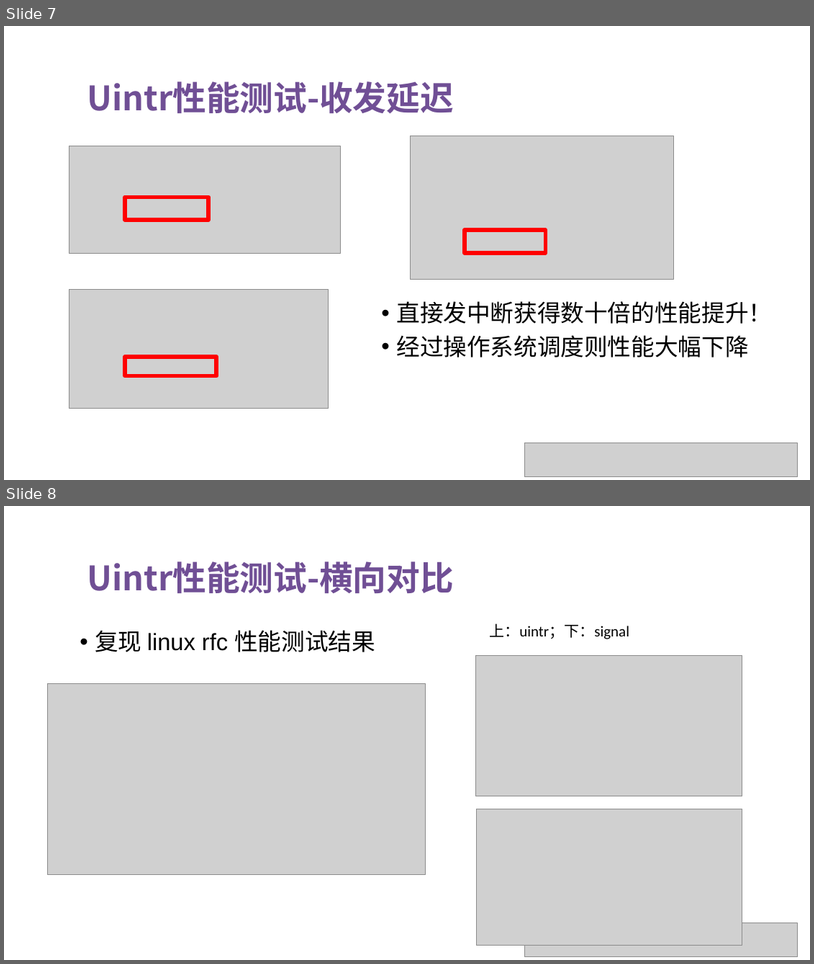
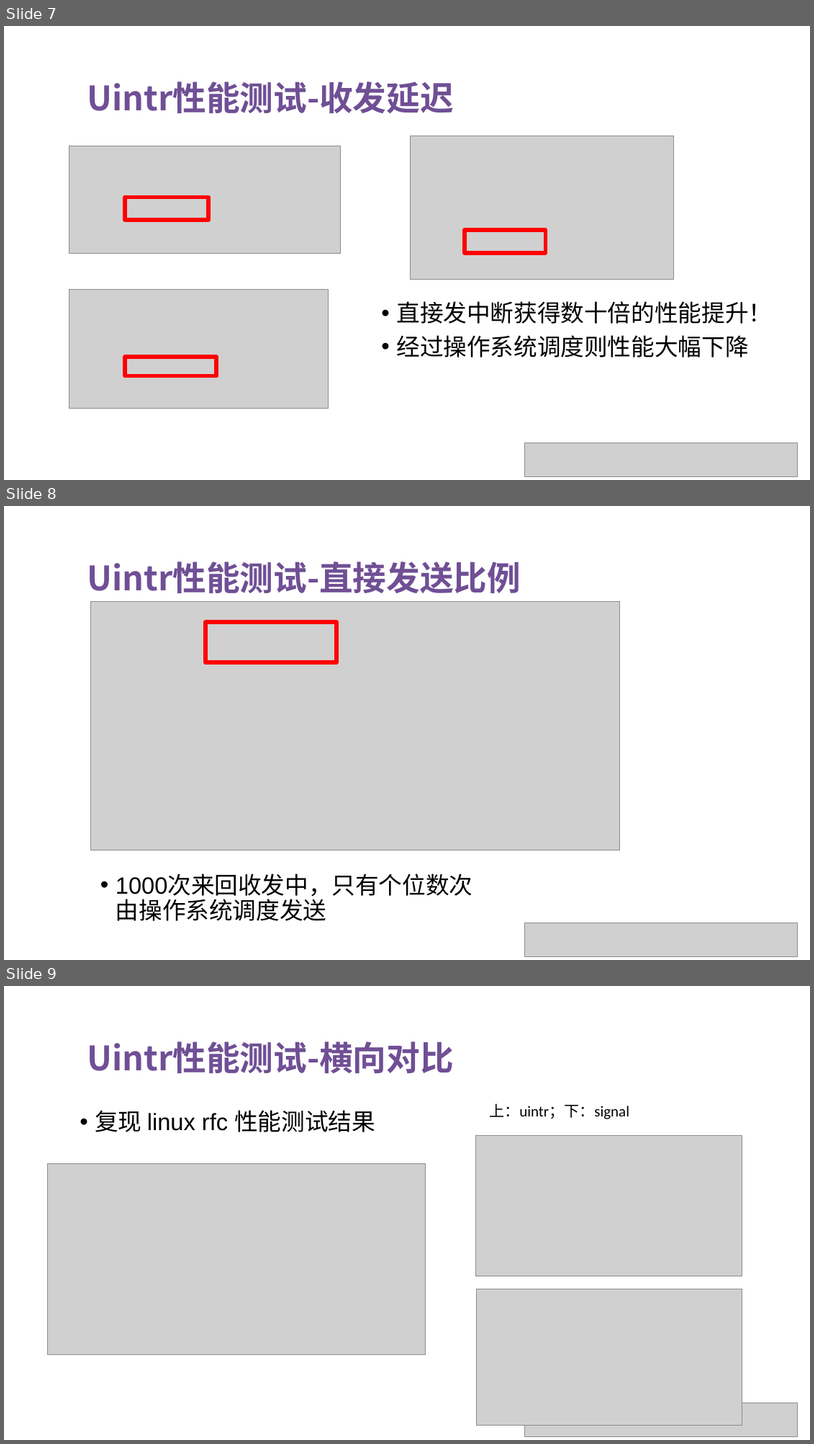
Before and after one commit to OS-F-4/usr-intr, a slide deck: ppt/2022-6-11.pptx. Shown one above the other, each under a label of ours: slides 7 and 8 before the commit, slides 7, 8 and 9 after it. The pictures are 814x964 and 814x1444 pixels, drawn with LibreOffice and Linux fonts; fonts in the diff are those of the drawing; grey boxes stand for pictures. Boxes give left, top, right and bottom in pixels: in the first picture for what was removed or moved away, otherwise in the second. Text is boxed around its words. In the diff, an @@ line names an element or a change of style, - is before the commit and + after.

Commit message:
add sys schdule rate slide

```diff
--- a/ppt/2022-6-11.pptx
+++ b/ppt/2022-6-11.pptx
@@ slide 8 added at (4,506,810,960), background #FFFFFF @@
@@ text added at (88,561,521,593), 40 pt, text #704F95, bold @@
+Uintr性能测试-直接发送比例
@@ picture added at (90,602,620,850) @@
@@ rectangle added at (206,622,337,663), outline #FF0000 4.75 pt @@
@@ text added at (116,875,473,921), 28 pt, text #000000 @@
+• 1000次来回收发中，只有个位数次由操作系统调度发送
@@ picture added at (525,923,798,957) @@
@@ what was slide 8 is now slide 9 @@
```
